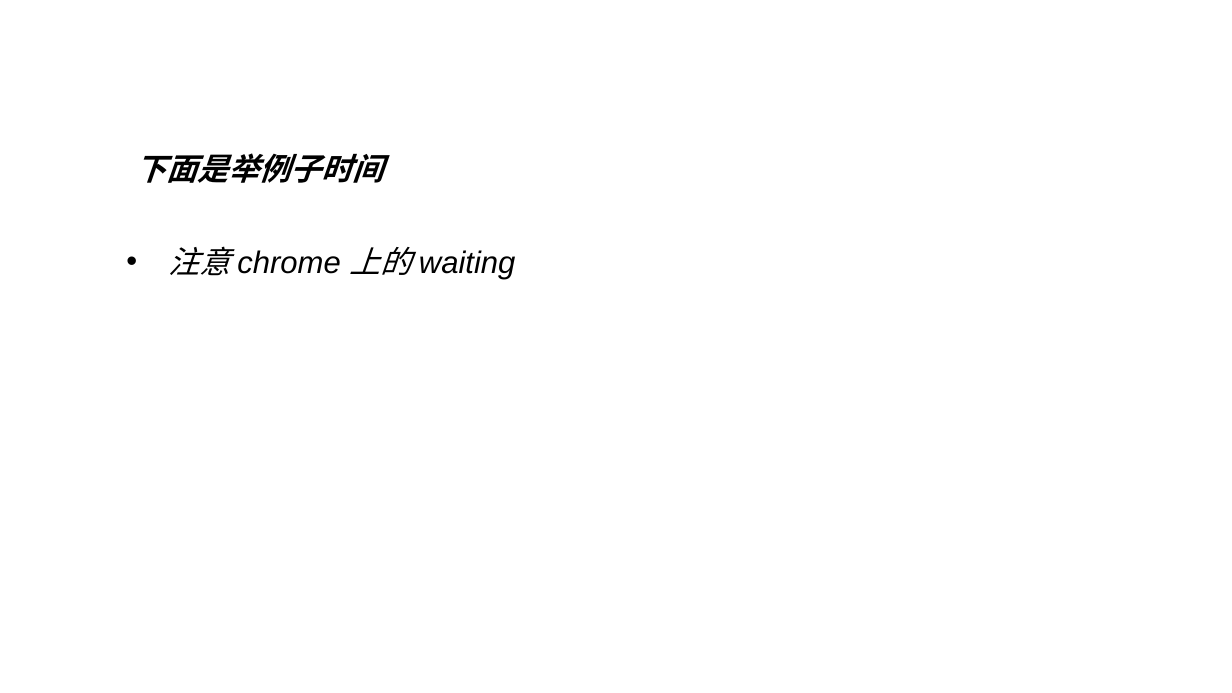
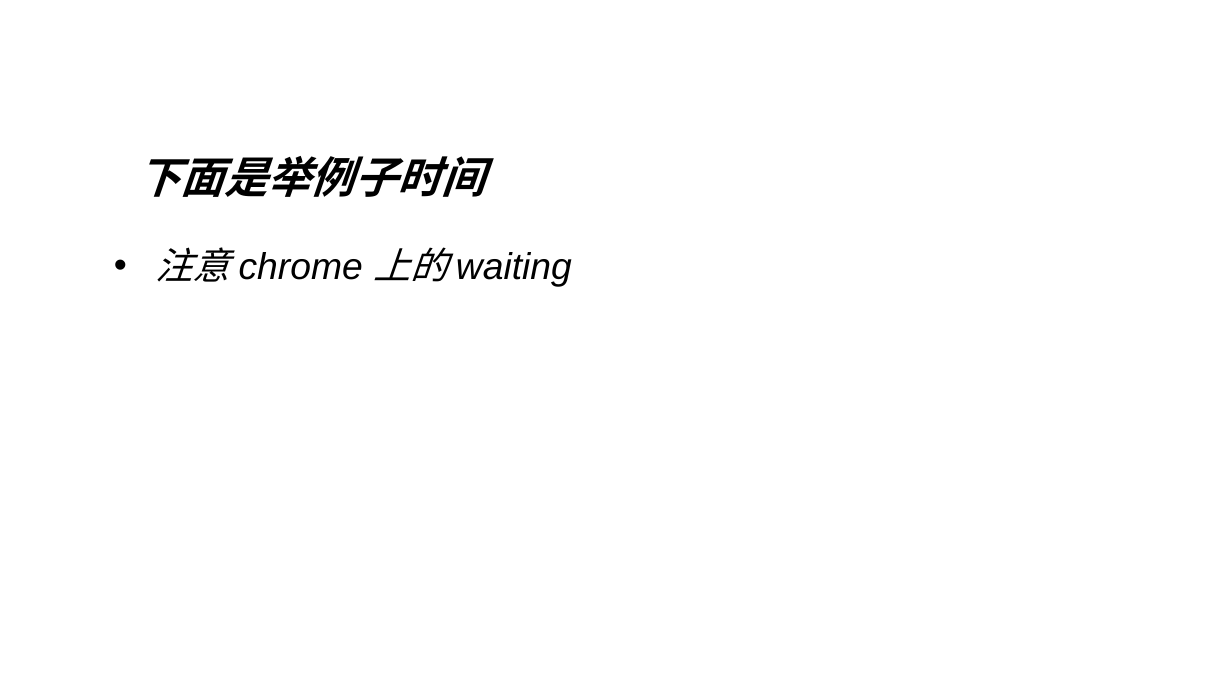
Before and after one commit to KEXUJIAN/stream-demo, a slide deck: slide 13 of stream.ppt (slide 10 before the commit). Drawn at 1232x693 pixels with LibreOffice and Linux fonts; fonts in the diff are those of the drawing. Boxes give left, top, right and bottom in pixels: in the first picture for what was removed or moved away, otherwise in the second. Text is boxed around its words. In the diff, an @@ line names an element or a change of style, - is before the commit and + after.

```diff
--- a/stream.ppt
+++ b/stream.ppt
@@ text "下面是举例子时间" at <box>137,156,484,197</box>: size 20 to 28 pt @@
@@ text "注意 chrome 上的 waiting": place and size @@
-text "注意 chrome 上的 waiting" at <box>168,246,516,279</box>
+text "注意 chrome 上的 waiting" at <box>156,247,572,287</box>
@@ text "注意 chrome 上的 waiting" at <box>156,247,572,287</box>: size 20 to 24 pt @@
```
Also in this commit, not shown: 15 other slides changed, 4 slides added, 2 slides removed, 3 other files.
